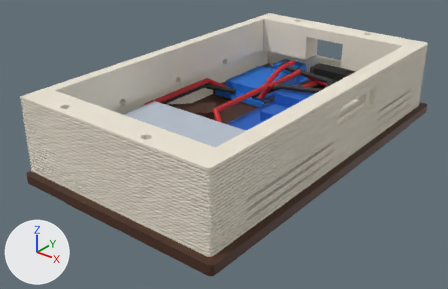
The glTF model kasa/render/vademecum/ic.glb as it was, and as the next commit left it.
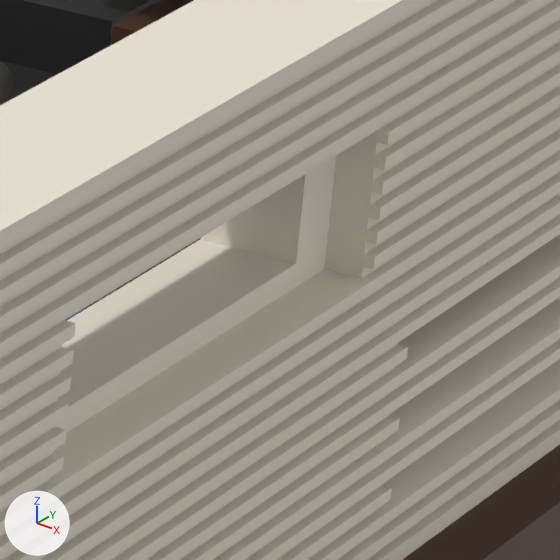
Each version appears first whole from a 50 mm camera at (0.1323, -0.0753, 0.077) aimed at (0.0341, 0.0475, 0.0009), and next in a close-up on the part from 74% to 88% of the width and 25% to 47% of the height. Arrows for +X, +Y and +Z are at lower left; the lights stay in place. The first two pictures are the older version. Where no turn or scale is listed for an object, it has been applied to the vertices. Vertices at exactly the same position are counted once.

The first close-up shows 'arka_kapak', 'ic_anahtar', 'sayfa' and 1 more.
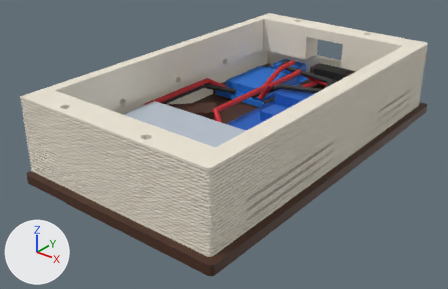
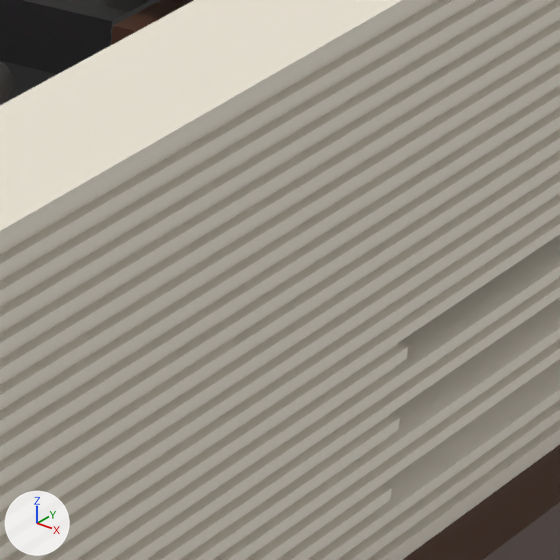
Boxes [x1, y1, x2, y2] around the edits, measured in the close-ups (560 x 560 px):
```json
{"part": 1, "of": "me_sayfa", "change": "deleted", "before": [0, 18, 560, 522], "on screen": "pale yellow"}
```

Scene script edits in JSON lines:
```json
{"block": "me_sayfa", "where": "# used by ob_sayfa; location = (0.0, 0.0, 0.0)"}
{"op": "remove", "block": "me_sayfa", "code": "me_sayfa.from_pydata(...)  # 7346 vertices, 14748 faces; spans x 0.0085..0.067, y 0.002..0.105, z 0.003..0.023"}
{"op": "add", "block": "me_sayfa", "code": "me_sayfa.from_pydata(...)  # 7284 vertices, 14620 faces; spans x 0.0085..0.067, y 0.002..0.105, z 0.003..0.023"}
{"block": "me_sayfa", "change": "me_sayfa part 1: 62 vertices removed from x 0.0622..0.067, y 0.0518..0.0708, z 0.014..0.0188"}
```
